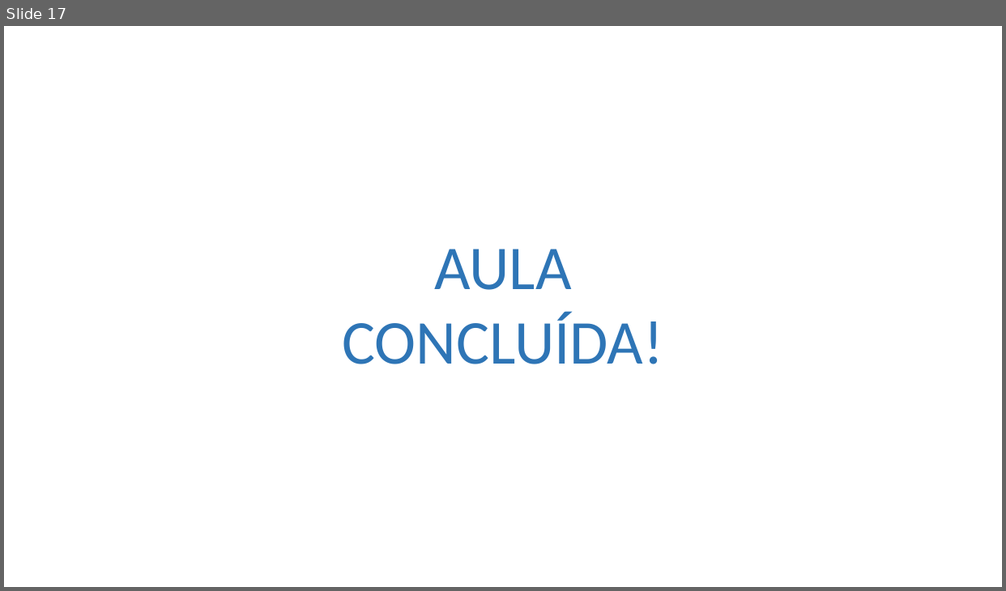
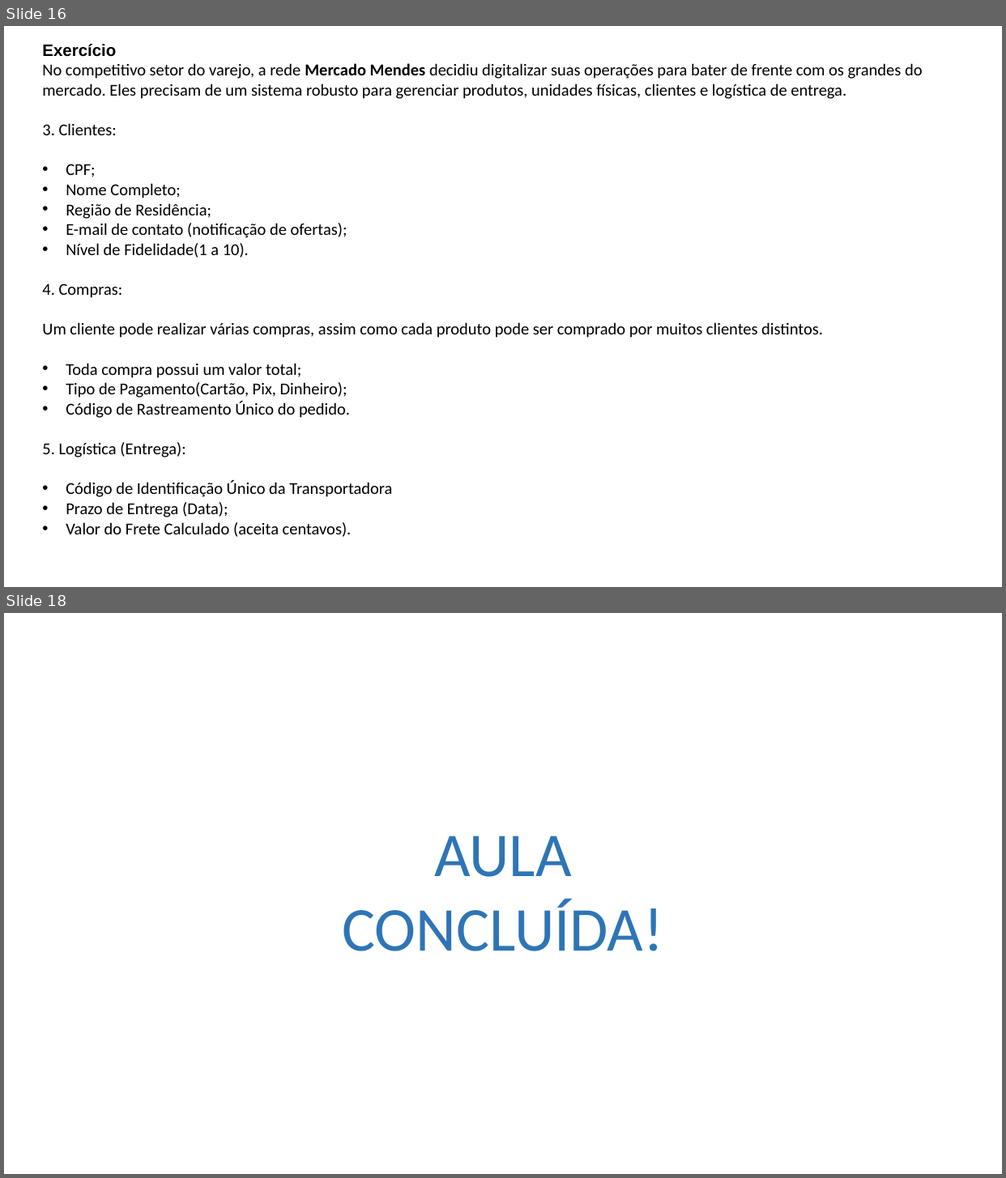
Before and after one commit to Felipe-Tagawa/C07-Monitoria, a slide deck: Aula 4/Models.pptx. Shown one above the other, each under a label of ours: slide 17 before the commit, slides 16 and 18 after it; the slides between them are not shown. The pictures are 1006x591 and 1006x1178 pixels, drawn with LibreOffice and Linux fonts; fonts in the diff are those of the drawing; background and template pictures are left out. Boxes give left, top, right and bottom in pixels: in the first picture for what was removed or moved away, otherwise in the second. Text is boxed around its words. In the diff, an @@ line names an element or a change of style, - is before the commit and + after.

```diff
--- a/Aula 4/Models.pptx
+++ b/Aula 4/Models.pptx
@@ slide 16 added at <box>4,26,1002,587</box>, background picture (left out) @@
@@ text added at <box>42,44,923,537</box>, 16 pt, text #000000 @@
+Exercício
+No competitivo setor do varejo, a rede Mercado Mendes decidiu digitalizar suas operações para bater de frente com os grandes do mercado. Eles precisam de um sistema robusto para gerenciar produtos, unidades físicas, clientes e logística de entrega.
+3. Clientes:
+• CPF;
+• Nome Completo;
+• Região de Residência;
+• E-mail de contato (notificação de ofertas);
+• Nível de Fidelidade(1 a 10).
+4. Compras:
+Um cliente pode realizar várias compras, assim como cada produto pode ser comprado por muitos clientes distintos.
+• Toda compra possui um valor total;
+• Tipo de Pagamento(Cartão, Pix, Dinheiro);
+• Código de Rastreamento Único do pedido.
+5. Logística (Entrega):
+• Código de Identificação Único da Transportadora
+• Prazo de Entrega (Data);
+• Valor do Frete Calculado (aceita centavos).
@@ what was slide 17 is now slide 18 @@
```
Also in this commit, not shown: 4 slides changed, 2 other slides added, 2 slides removed, 2 other files.
